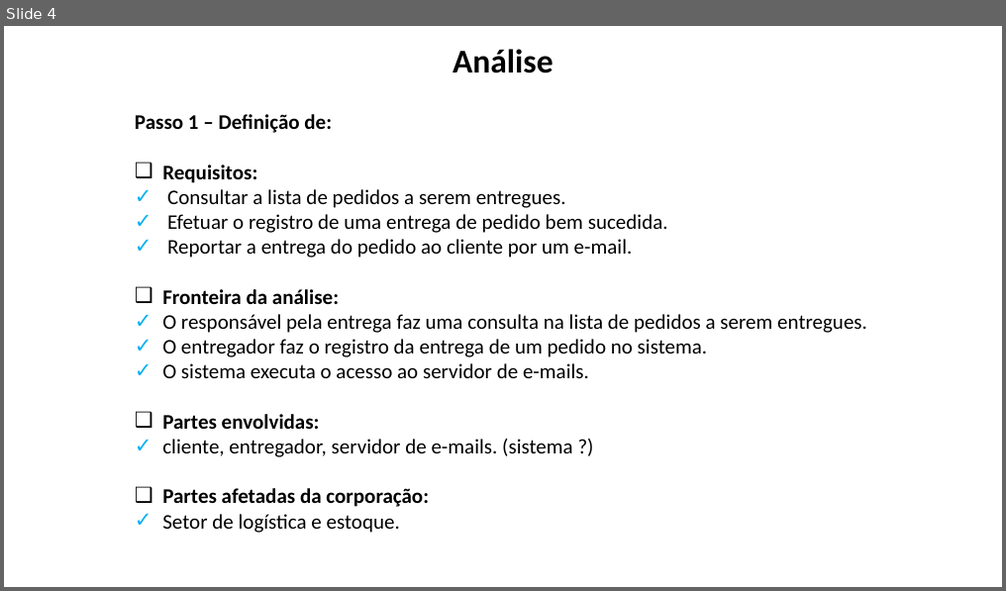
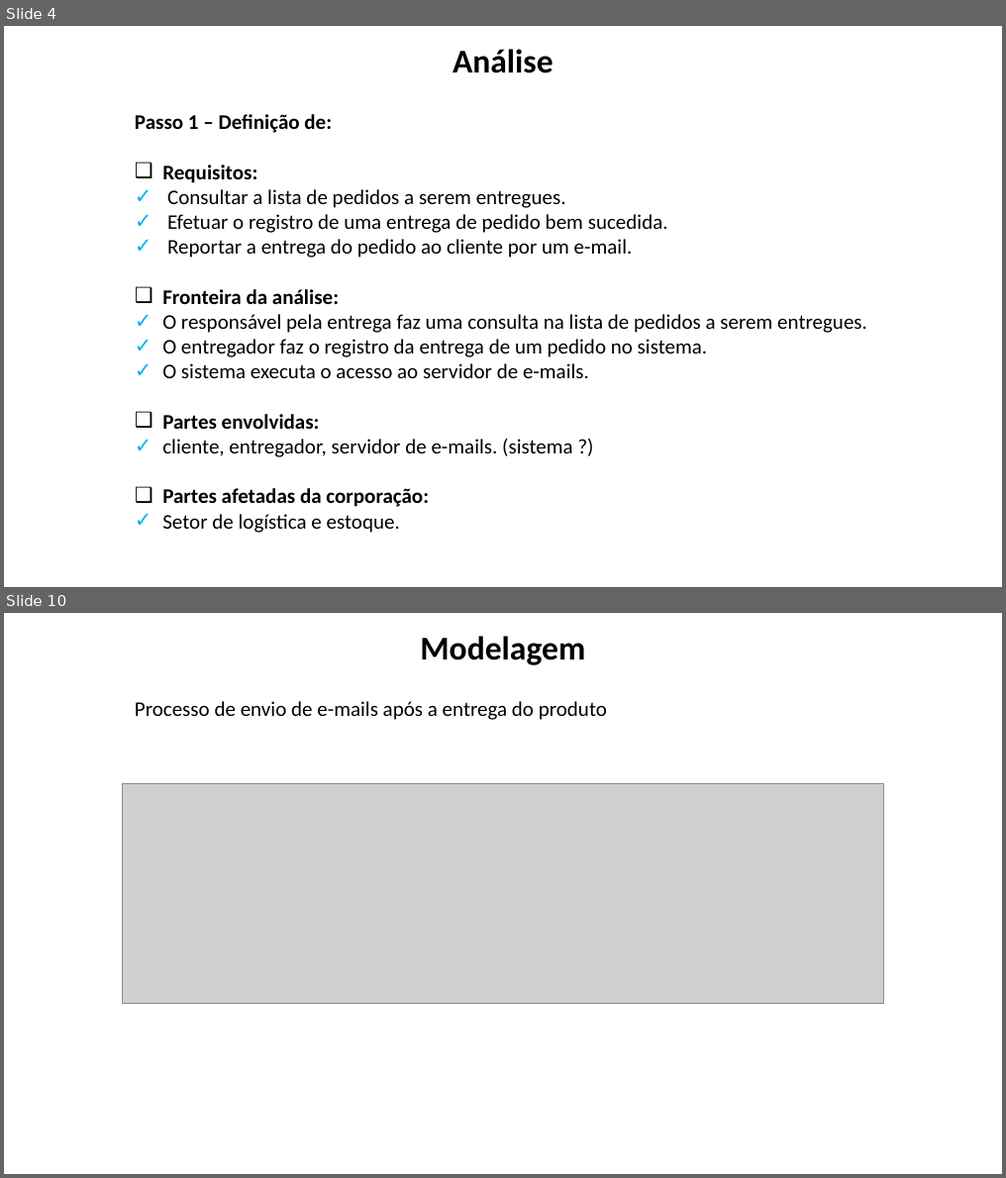
Before and after one commit to dm112-dupla/final-project, a slide deck: Trabalho 1 - DM112.pptx. Shown one above the other, each under a label of ours: slide 4 before the commit, slides 4 and 10 after it; the slides between them are not shown. The pictures are 1006x591 and 1006x1178 pixels, drawn with LibreOffice and Linux fonts; fonts in the diff are those of the drawing; grey boxes stand for pictures; background and template pictures are left out. Boxes give left, top, right and bottom in pixels: in the first picture for what was removed or moved away, otherwise in the second. Text is boxed around its words. In the diff, an @@ line names an element or a change of style, - is before the commit and + after.

```diff
--- a/Trabalho 1 - DM112.pptx
+++ b/Trabalho 1 - DM112.pptx
@@ slide 10 added at bbox=[4, 613, 1002, 1174], background picture (left out) @@
@@ text added at bbox=[420, 636, 585, 665], 32 pt, text #000000, bold @@
+Modelagem
@@ text added at bbox=[135, 701, 607, 720], 20 pt, text #000000 @@
+Processo de envio de e-mails após a entrega do produto
@@ picture added at bbox=[122, 783, 884, 1004] @@
```
Also in this commit, not shown: 4 slides changed, 10 other slides added, 4 slides removed.
